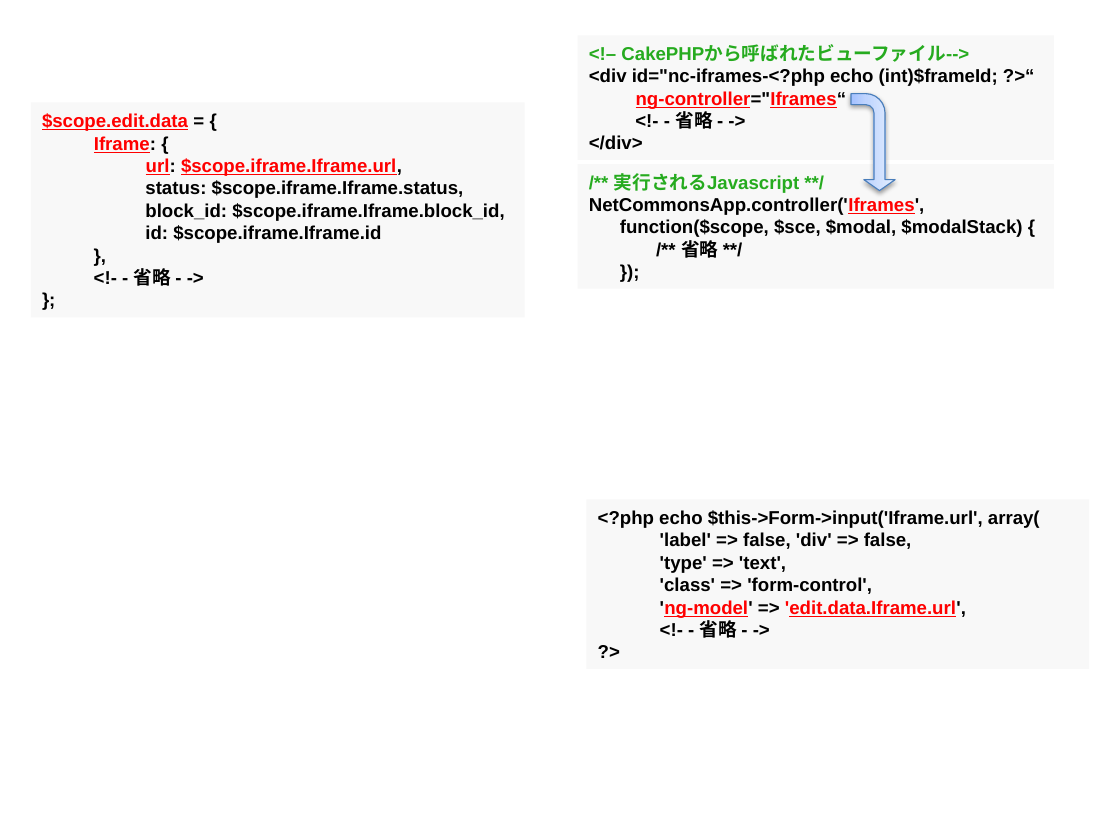
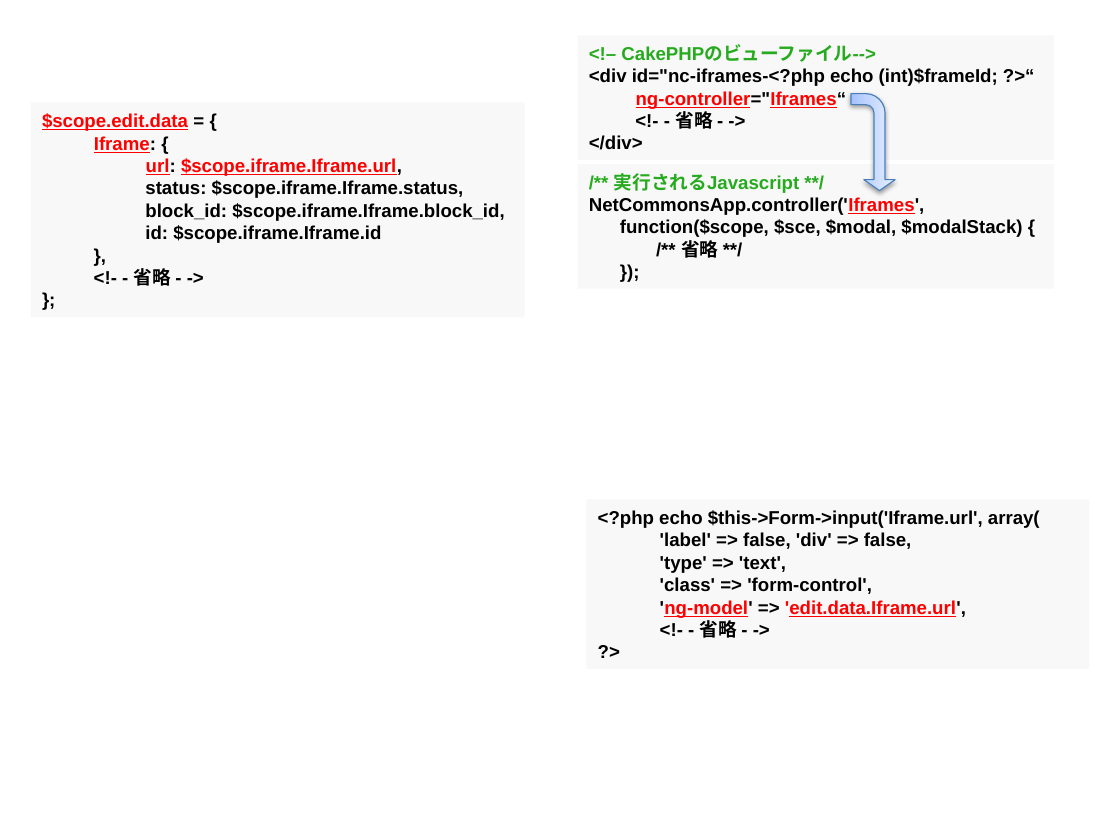
Before and after one commit to kotaro0717/Report-Management, a slide deck: slide 18 of PowerPoint/report_hokada.pptx. Drawn at 1120x840 pixels with LibreOffice and Linux fonts; fonts in the diff are those of the drawing. Boxes give left, top, right and bottom in pixels: in the first picture for what was removed or moved away, otherwise in the second. Text is boxed around its words. In the diff, an @@ line names an element or a change of style, - is before the commit and + after.

```diff
--- a/PowerPoint/report_hokada.pptx
+++ b/PowerPoint/report_hokada.pptx
@@ text in rectangle at <box>621,45,876,62</box>: text changed @@
-<!– CakePHPから呼ばれたビューファイル-->
+<!– CakePHPのビューファイル-->
```
Also in this commit, not shown: 1 other slide changed, 1 other file.
